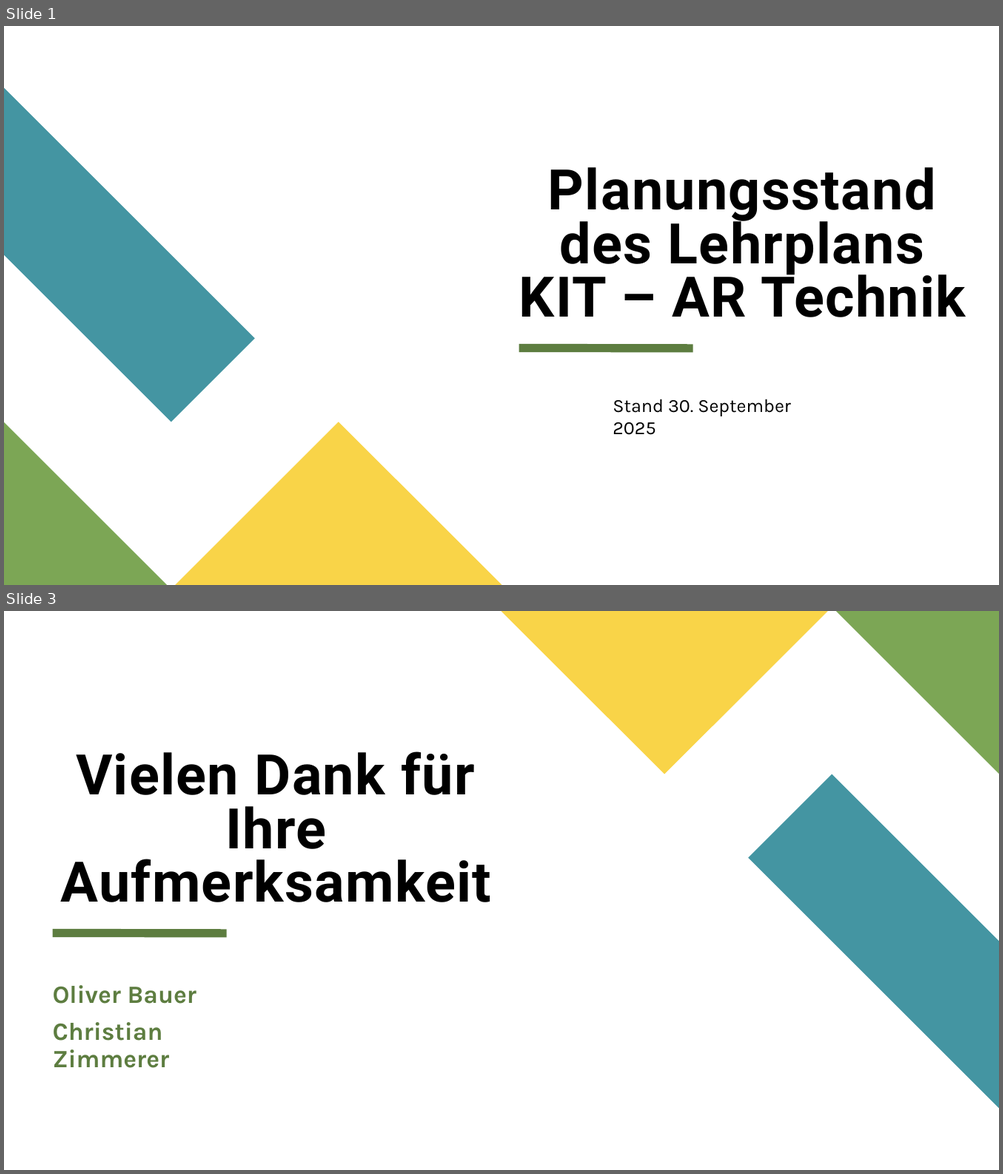
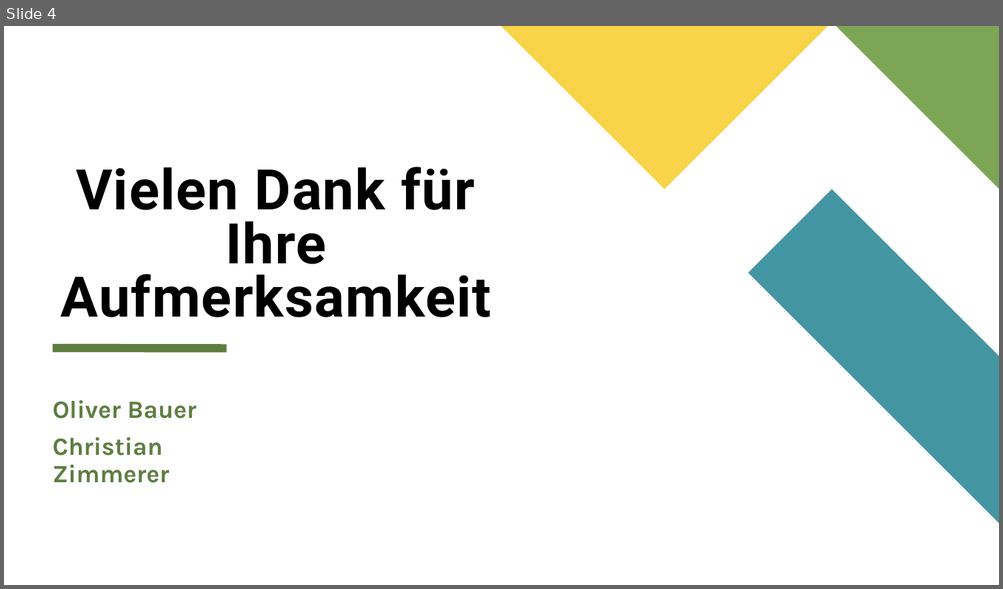
Before and after one commit to spaciva-Bauer/Fortbildungen, a slide deck: Praesentation/MB-Veranstaltung_Sprachmodelle_0.1.pptx. Shown one above the other, each under a label of ours: slides 1 and 3 before the commit, slide 4 after it; the slides between them are not shown. The pictures are 1003x1174 and 1003x589 pixels, drawn with LibreOffice and Linux fonts; fonts in the diff are those of the drawing. Boxes give left, top, right and bottom in pixels: in the first picture for what was removed or moved away, otherwise in the second. Text is boxed around its words. In the diff, an @@ line names an element or a change of style, - is before the commit and + after.

```diff
--- a/Praesentation/MB-Veranstaltung_Sprachmodelle_0.1.pptx
+++ b/Praesentation/MB-Veranstaltung_Sprachmodelle_0.1.pptx
@@ slide 1 removed at bbox=[4, 26, 999, 585], background #FFFFFF @@
@@ freeform shape removed at bbox=[4, 88, 255, 422] @@
@@ title removed at bbox=[519, 167, 965, 318] @@
-Planungsstand des Lehrplans KIT – AR Technik
@@ line removed from (519, 349) to (693, 349) @@
@@ text removed at bbox=[612, 399, 791, 435] @@
-Stand 30. September 2025
@@ freeform shape removed at bbox=[4, 423, 167, 585] @@
@@ freeform shape removed at bbox=[175, 422, 502, 585] @@
@@ what was slide 3 is now slide 4 @@
```
Also in this commit, not shown: 1 slide changed, 2 slides added, 1 other file.
